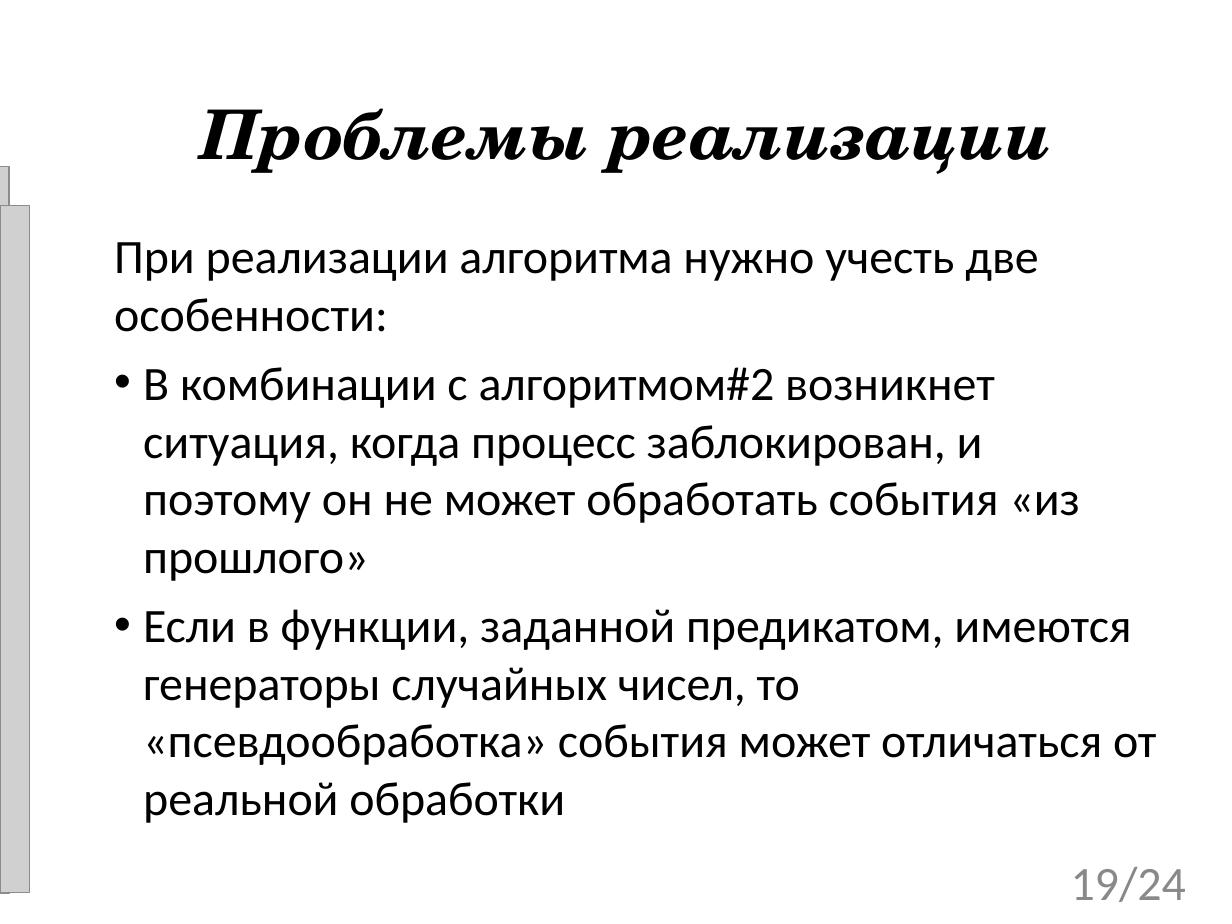
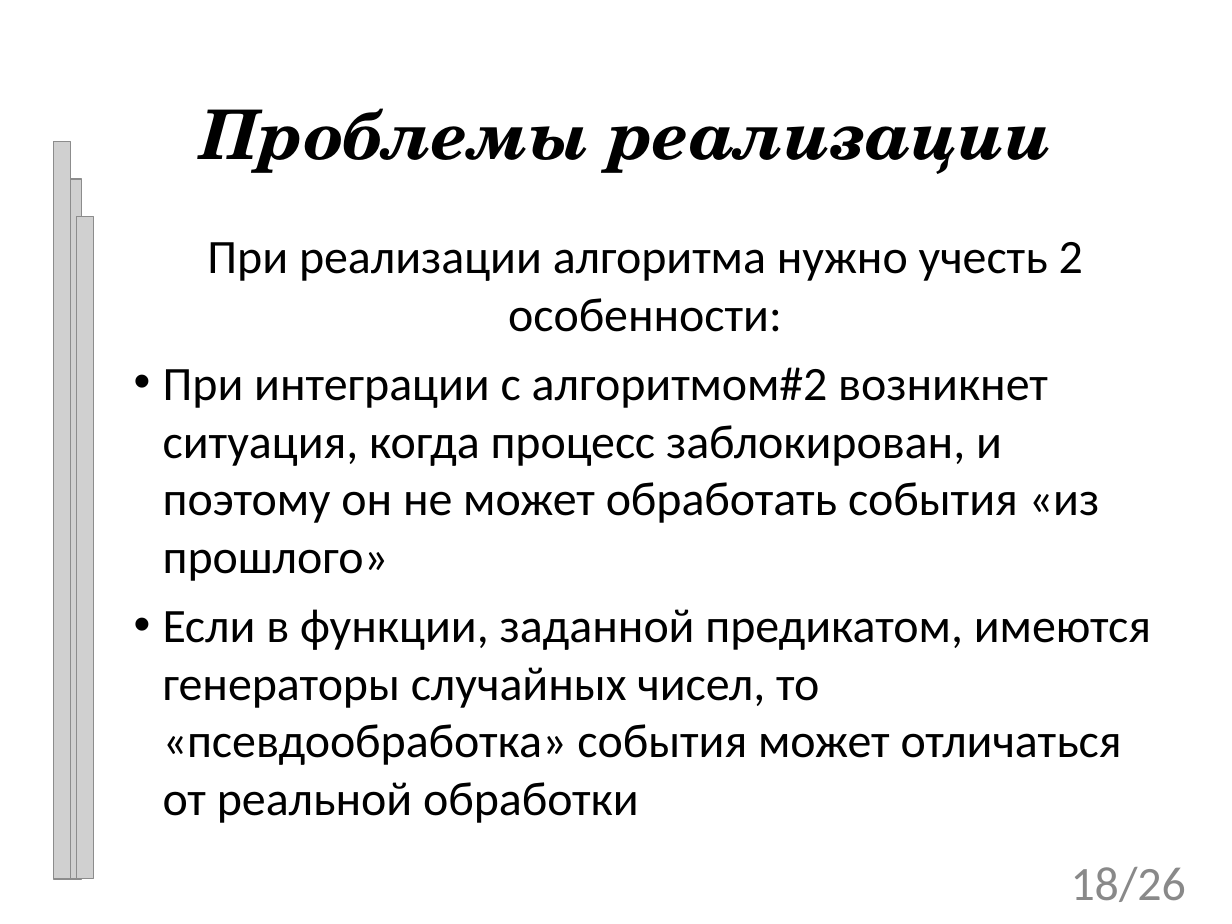
Before and after one commit to tom-trix/SynchAlgorithms, a slide deck: slide 18 of text/Mitrakov.ppt (slide 19 before the commit). Drawn at 1232x924 pixels with LibreOffice and Linux fonts; fonts in the diff are those of the drawing; grey boxes stand for pictures; background and template pictures are left out. Boxes give left, top, right and bottom in pixels: in the first picture for what was removed or moved away, otherwise in the second. Text is boxed around its words. In the diff, an @@ line names an element or a change of style, - is before the commit and + after.

```diff
--- a/text/Mitrakov.ppt
+++ b/text/Mitrakov.ppt
@@ picture added at bbox=[53, 142, 70, 878] @@
@@ picture: place and size @@
-picture at bbox=[0, 166, 9, 893]
+picture at bbox=[64, 179, 81, 878]
@@ picture: place and size @@
-picture at bbox=[0, 206, 30, 893]
+picture at bbox=[76, 216, 94, 877]
@@ subtitle "При реализации алгоритма нужно учесть ...": place and size @@
-subtitle "При реализации алгоритма нужно учесть ..." at bbox=[114, 242, 1156, 823]
+subtitle "При реализации алгоритма нужно учесть ..." at bbox=[163, 242, 1151, 823]
@@ subtitle at bbox=[163, 242, 1100, 581]: text changed @@
-При реализации алгоритма нужно учесть две особенности:
-• В комбинации с алгоритмом#2 возникнет ситуация, когда процесс заблокирован, и поэтому он не может обработать события «из прошлого»
+При реализации алгоритма нужно учесть 2 особенности:
+• При интеграции с алгоритмом#2 возникнет ситуация, когда процесс заблокирован, и поэтому он не может обработать события «из прошлого»
@@ page number at bbox=[1071, 867, 1186, 902]: text changed @@
-19/24
+18/26
```
Also in this commit, not shown: 17 other slides changed, 8 slides added, 7 slides removed, 1 other file.
